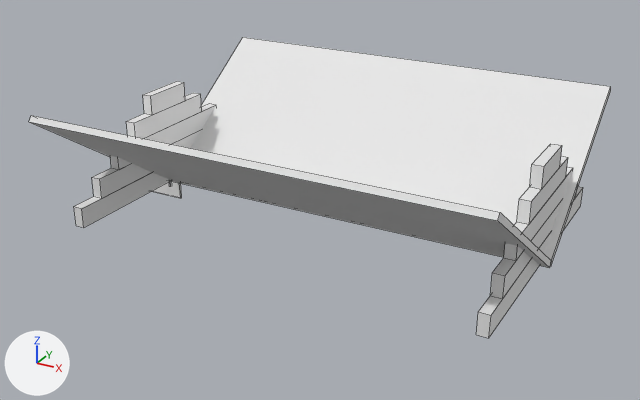
The FBX model assets/fbx/inn_roof.fbx: old version first, new version second.
Rendered twice from a 50 mm lens placed at (11.04, -20.96, 13.87), pointed at (-0.36, -0.23, 3.51). Arrows for +X, +Y and +Z are at lower left; the lights stay in place. The older version comes first. Mesh edges are drawn as thin lines.

In view in the first picture: 'InnRoof'.
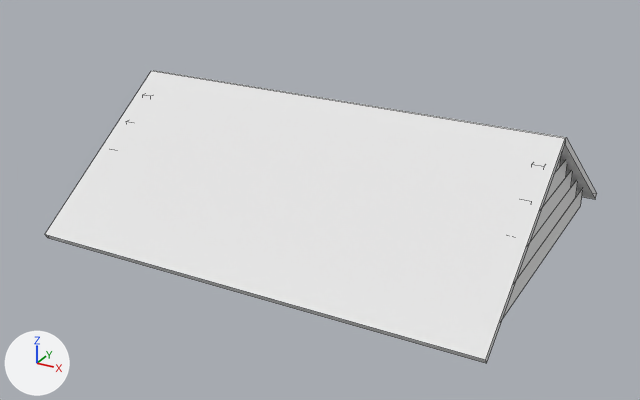
Boxes (x1, y1, x2, y2) around the edits, measured in the pictures (640 x 400 px; the box of a moved part takes in the faces that stretch with it):
```json
{"object": "InnRoof", "change": "reshaped", "before": [29, 37, 611, 338], "after": [45, 70, 597, 363]}
{"part": 1, "of": "me_innroof", "change": "moved or reshaped", "before": [191, 37, 611, 265], "after": [153, 70, 597, 199]}
{"part": 2, "of": "me_innroof", "change": "moved or reshaped", "before": [29, 115, 552, 268], "after": [45, 71, 565, 363]}
```

The change, as JSON lines over the scene's bpy script:
```json
{"block": "me_innroof", "where": "me_innroof.from_pydata(...)  # 112 vertices, 84 faces; spans x -7.7..6.4, y -5.15..5.15, z 2.05..6.51"}
{"block": "me_innroof", "where": "# used by ob_innroof; location = (0.0, 0.0, 0.0)"}
{"block": "me_innroof", "change": "me_innroof part 1: the loose piece of 8 vertices spanning x -6.4..6.4, y -0.05..5.15, z 2.93..6.51 is turned -68 degrees about the x axis through its middle"}
{"block": "me_innroof", "change": "me_innroof part 2: the loose piece of 8 vertices spanning x -6.4..6.4, y -5.15..0.05, z 2.93..6.51 is turned 68 degrees about the x axis through its middle"}
```
